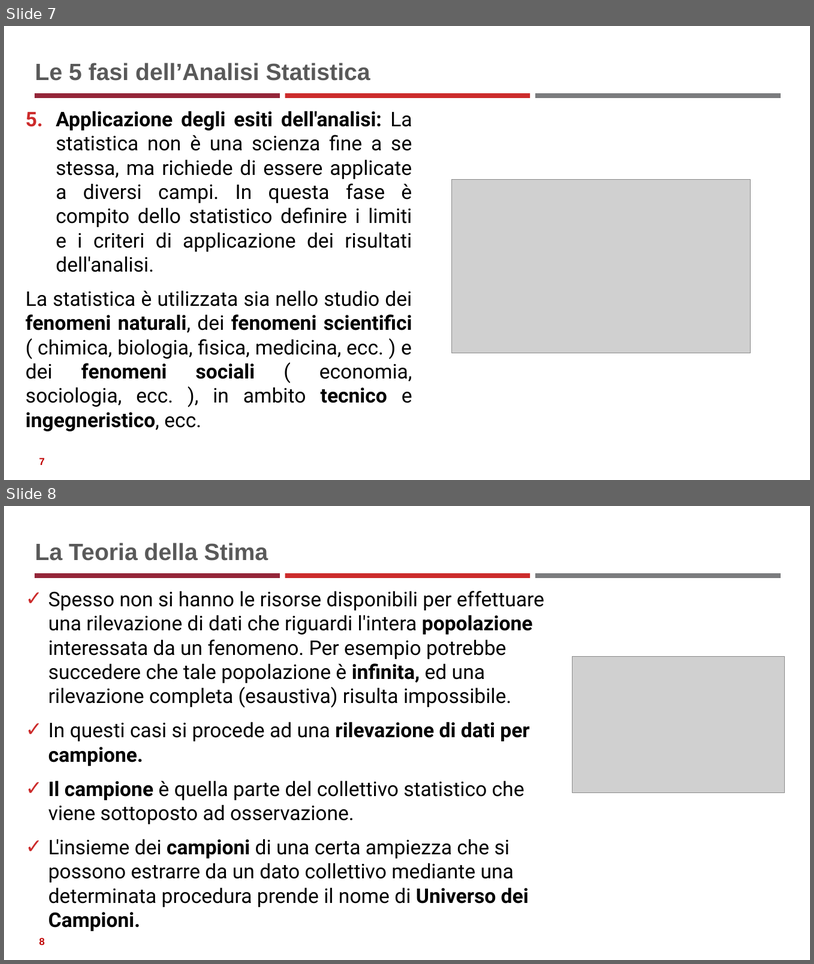
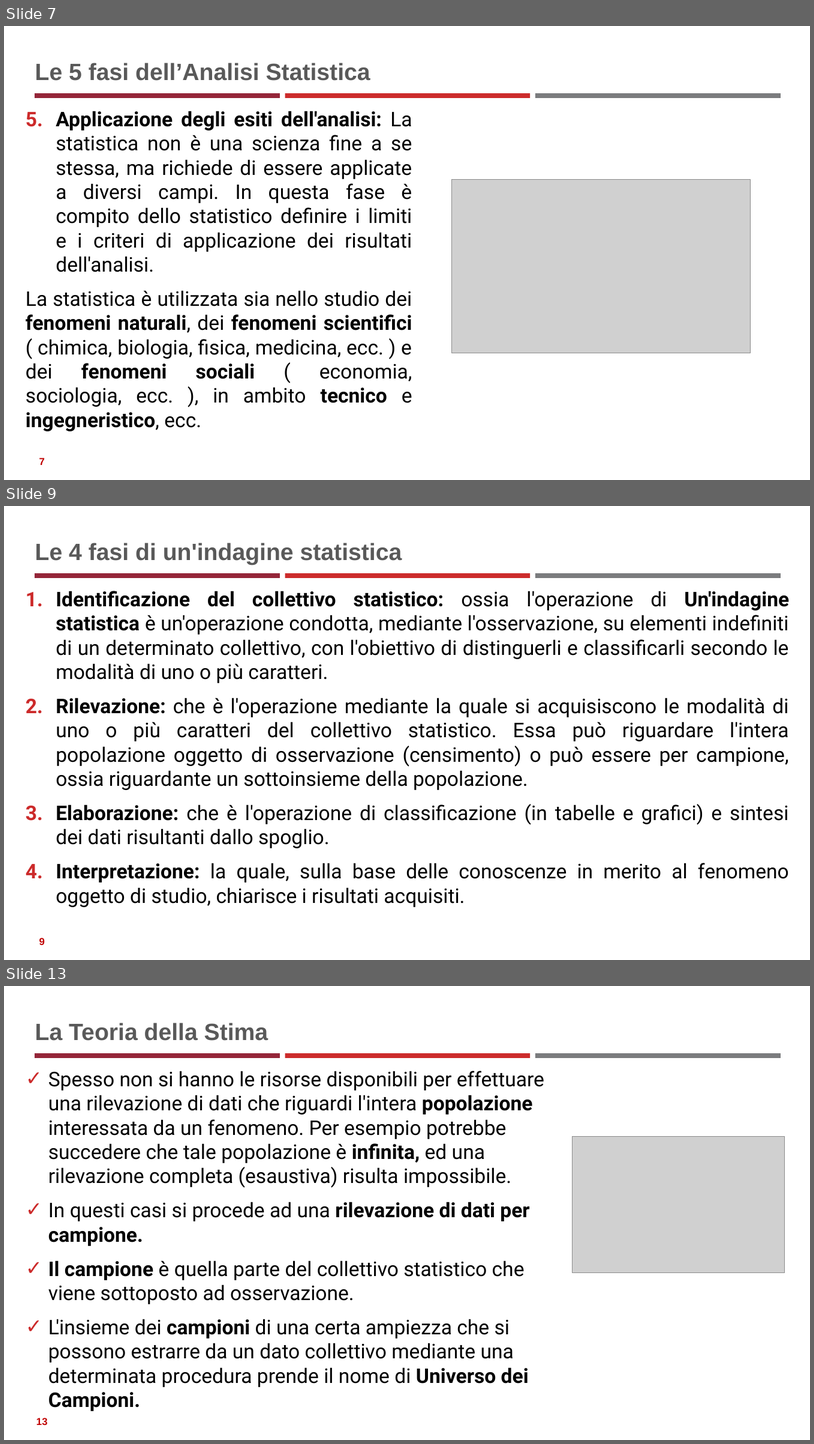
Before and after one commit to neural1977/data_science_interview_material, a slide deck: Statistics_ita.pptx. Shown one above the other, each under a label of ours: slides 7 and 8 before the commit, slides 7, 9 and 13 after it; the slides between them are not shown. The pictures are 814x964 and 814x1444 pixels, drawn with LibreOffice and Linux fonts; fonts in the diff are those of the drawing; grey boxes stand for pictures. Boxes give left, top, right and bottom in pixels: in the first picture for what was removed or moved away, otherwise in the second. Text is boxed around its words. In the diff, an @@ line names an element or a change of style, - is before the commit and + after.

```diff
--- a/Statistics_ita.pptx
+++ b/Statistics_ita.pptx
@@ slide 9 added at [4,506,810,960], background #FFFFFF; not listed: 3 template elements that a slide beside it also shows @@
@@ title added at [35,543,402,565], 28 pt, text #595959, bold @@
+Le 4 fasi di un'indagine statistica
@@ text added at [56,591,789,882], 24 pt, text #000000 @@
+1. Identificazione del collettivo statistico: ossia l'operazione di Un'indagine statistica è un'operazione condotta, mediante l'osservazione, su elementi indefiniti di un determinato collettivo, con l'obiettivo di distinguerli e classificarli secondo le modalità di uno o più caratteri.
+2. Rilevazione: che è l'operazione mediante la quale si acquisiscono le modalità di uno o più caratteri del collettivo statistico. Essa può riguardare l'intera popolazione oggetto di osservazione (censimento) o può essere per campione, ossia riguardante un sottoinsieme della popolazione.
+3. Elaborazione: che è l'operazione di classificazione (in tabelle e grafici) e sintesi dei dati risultanti dallo spoglio.
+4. Interpretazione: la quale, sulla base delle conoscenze in merito al fenomeno oggetto di studio, chiarisce i risultati acquisiti.
@@ page number added at [39,937,45,945], 12 pt, text #C00000, bold @@
+9
@@ what was slide 8 is now slide 13 @@
@@ page number at [36,1417,48,1425]: text changed @@
-8
+13
```
Also in this commit, not shown: 4 other slides added, 3 other files.
